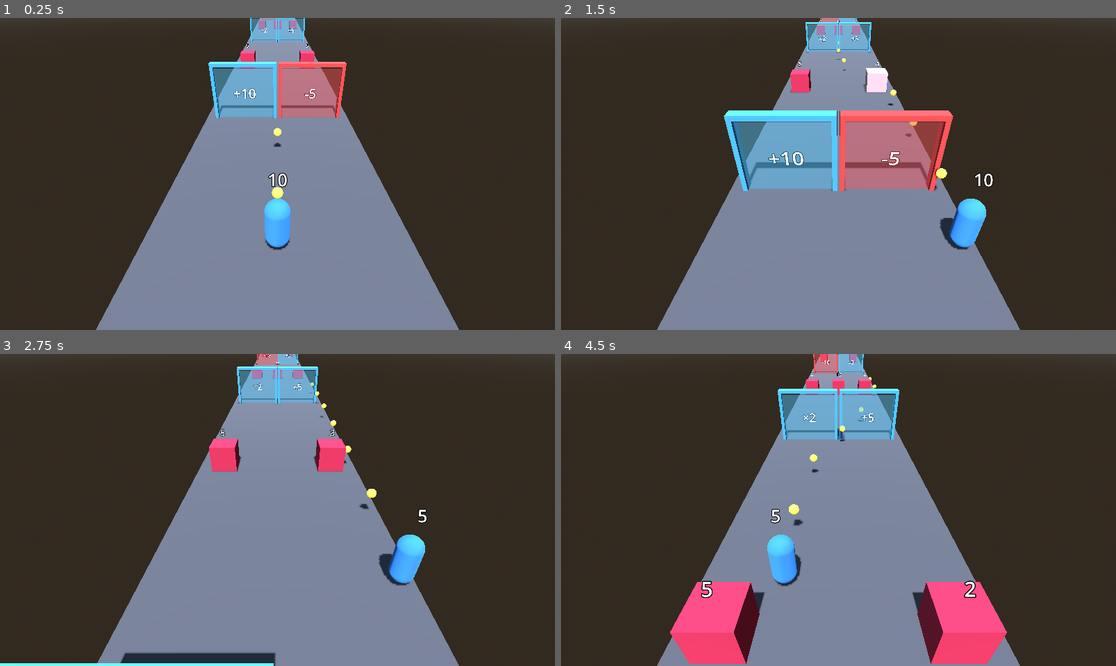
Above: before the commit, frames 1-4 (two rows, left to right).
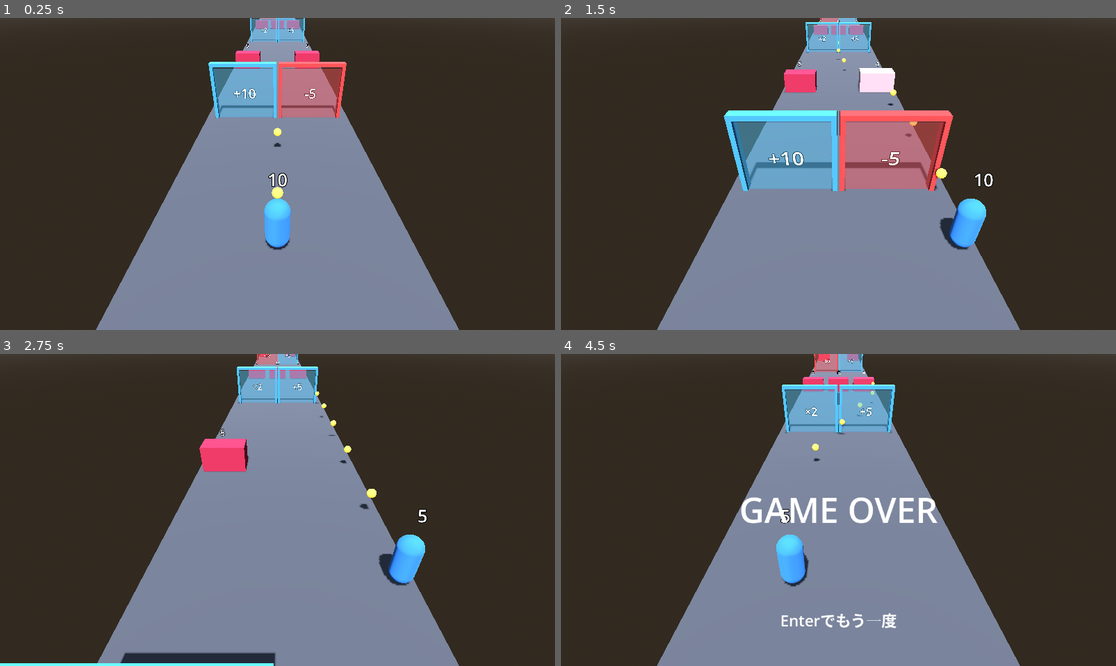
Above: after the commit, the same moments.

Repository: shuhei0916/music-shooter
Game: Godot game, scene res://scenes/main.tscn
The game is run twice, just before and just after one commit, with the same random seed, the same clock (stepped at 60 frames per second) and the same inputs.
Inputs (mouse positions are in pixels of both pictures, inside the frame that each line leads up to):
- Up to frame 1 (0.25 s): no input
- Up to frame 2 (1.5 s): tap Enter (ui_accept) at 0.5, 0.77 s; move the mouse to (960, 158) at 0.52 s; hold D (move_right) 0.53-1.25 s; hold Shift 0.53-1.25 s; click (960, 158) at 0.67 s; drag from (727, 189) to (810, 236) at 1.27 s
- Up to frame 3 (2.75 s): move the mouse to (333, 441) at 2.02 s; hold D (move_right) from 2.03 s (still down); tap Ctrl at 2.1 s
- Up to frame 4 (4.5 s): release D (move_right) at 2.75 s; drag from (810, 572) to (672, 463) at 2.77 s; move the mouse to (1005, 556) at 3.52 s; hold A (move_left) 3.53-4.25 s; tap Alt at 3.6 s; tap Enter (ui_accept) at 3.77 s; drag from (672, 463) to (755, 432) at 4.27 s

The runs differ from the first frame. In frame 1, 0.2% of the frame differs, in the area x 42-58%, y 0-17%; in frame 2, 0.5%; in frame 3, 1.1%; in frame 4, 12%, in the area x 19-81%, y 0-100%.

Commit message:
feat: 敵の幅を2.4に広げ、隣り合うレーンの敵のあいだをすり抜けられないようにする
Co-Authored-By: Claude Opus 5.5 <noreply@anthropic.com>

Diff:
--- a/scenes/enemy.tscn
+++ b/scenes/enemy.tscn
@@ -3,14 +3,14 @@
 [ext_resource type="Script" path="res://scripts/enemy.gd" id="1_enemy"]
 
 [sub_resource type="BoxShape3D" id="BoxShape3D_enemy"]
-size = Vector3(1.4, 1.4, 1.4)
+size = Vector3(2.4, 1.4, 1.4)
 
 [sub_resource type="StandardMaterial3D" id="StandardMaterial3D_enemy"]
 albedo_color = Color(0.85, 0.2, 0.35, 1)
 
 [sub_resource type="BoxMesh" id="BoxMesh_enemy"]
 material = SubResource("StandardMaterial3D_enemy")
-size = Vector3(1.4, 1.4, 1.4)
+size = Vector3(2.4, 1.4, 1.4)
 
 [node name="Enemy" type="Area3D"]
 script = ExtResource("1_enemy")
--- a/test/scene/test_enemy.gd
+++ b/test/scene/test_enemy.gd
@@ -69,3 +69,14 @@
 	enemy.area_entered.emit(add_child_autofree(BulletScene.instantiate()))
 	simulate(enemy, 3, 0.1)
 	assert_eq(enemy.get_node("Body").scale, Vector3.ONE)
+
+
+func _shape_width(scene: PackedScene) -> float:
+	var node: Node = autofree(scene.instantiate())
+	return node.get_node("CollisionShape3D").shape.size.x
+
+
+func test_隣り合うレーンの敵のあいだはプレイヤーが通れないほど狭い():
+	var main: Main = autofree(preload("res://scenes/main.tscn").instantiate())
+	var gap := main.lane_width - _shape_width(EnemyScene)
+	assert_lt(gap, _shape_width(PlayerScene))
Not shown, changed: todo.md
